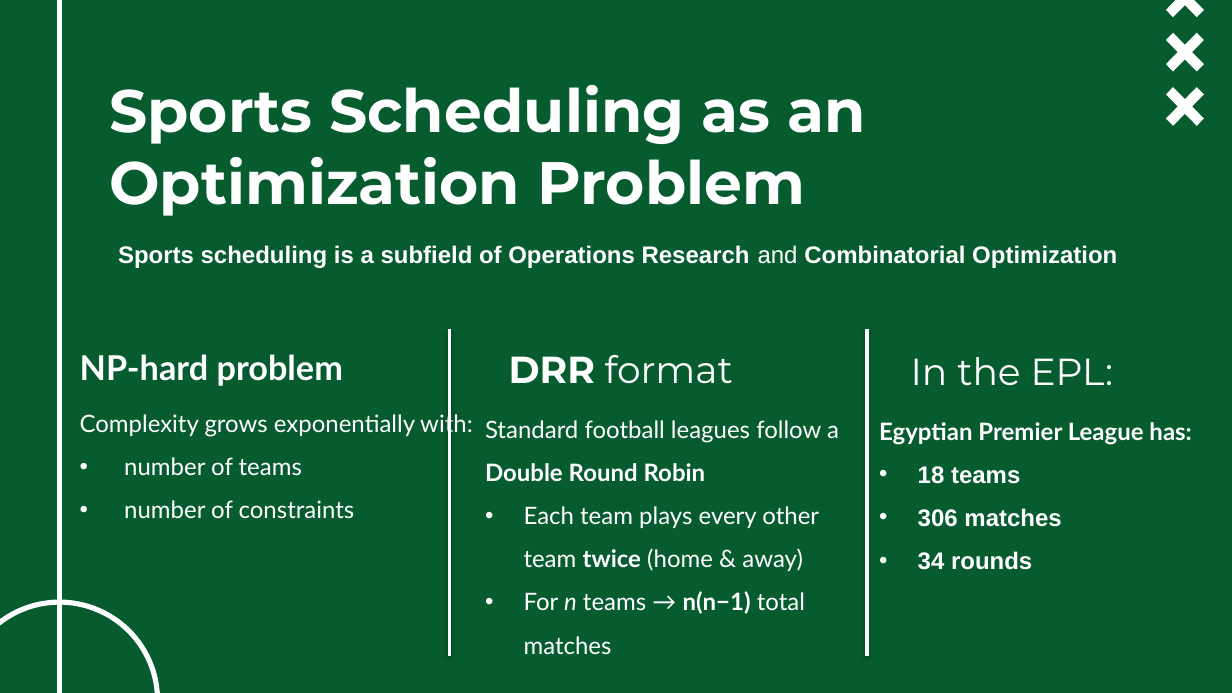
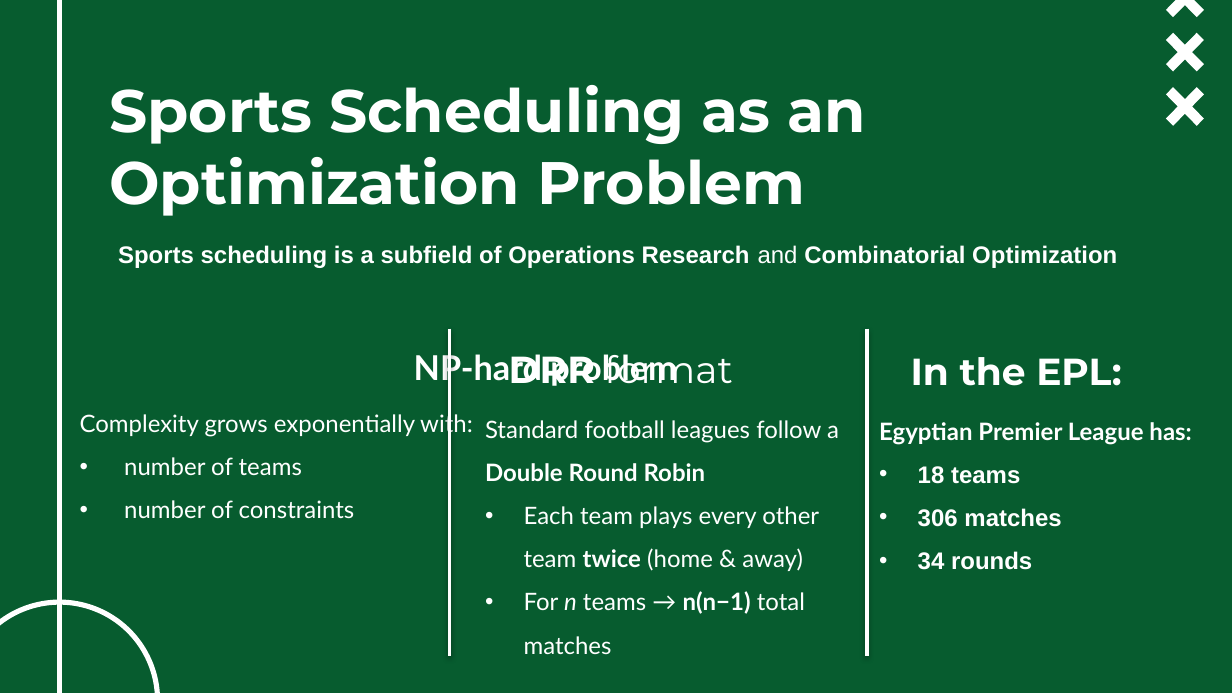
Before and after one commit to ghassanelgendy/egyptian-premier-league-schedule-optimizer, a slide deck: slide 10 of Documentations/presentation V1.pptx. Drawn at 1232x693 pixels with LibreOffice and Linux fonts; fonts in the diff are those of the drawing; background and template pictures are left out. Boxes give left, top, right and bottom in pixels: in the first picture for what was removed or moved away, otherwise in the second. Text is boxed around its words. In the diff, an @@ line names an element or a change of style, - is before the commit and + after.

```diff
--- a/Documentations/presentation V1.pptx
+++ b/Documentations/presentation V1.pptx
@@ subtitle "NP-hard problem" rewrapped from bbox=[80, 354, 343, 386] to bbox=[414, 351, 676, 387] @@
@@ subtitle "In the EPL:" at bbox=[911, 357, 1122, 386]: bold on @@
```
Also in this commit, not shown: 5 other slides changed.
